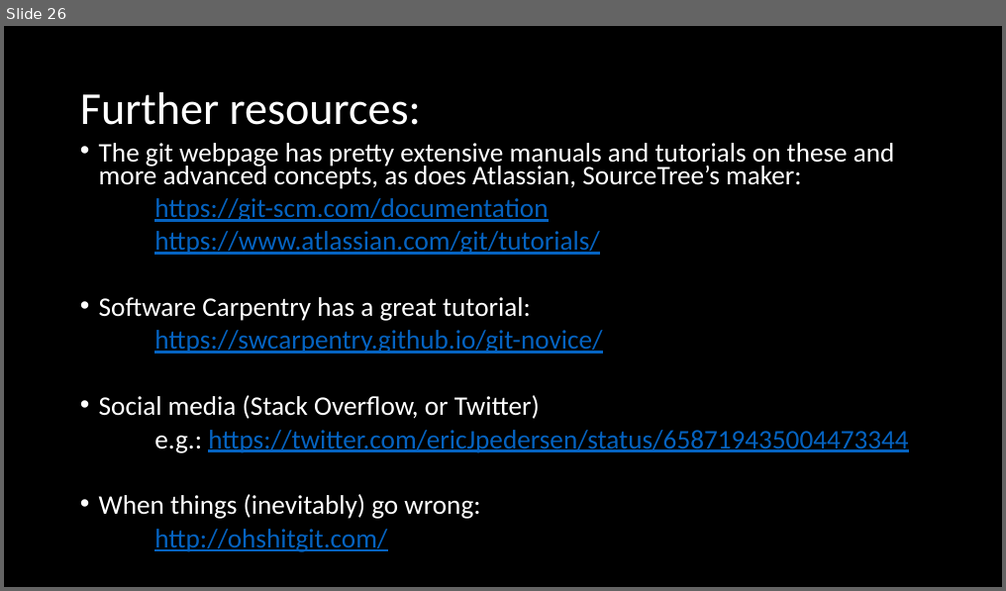
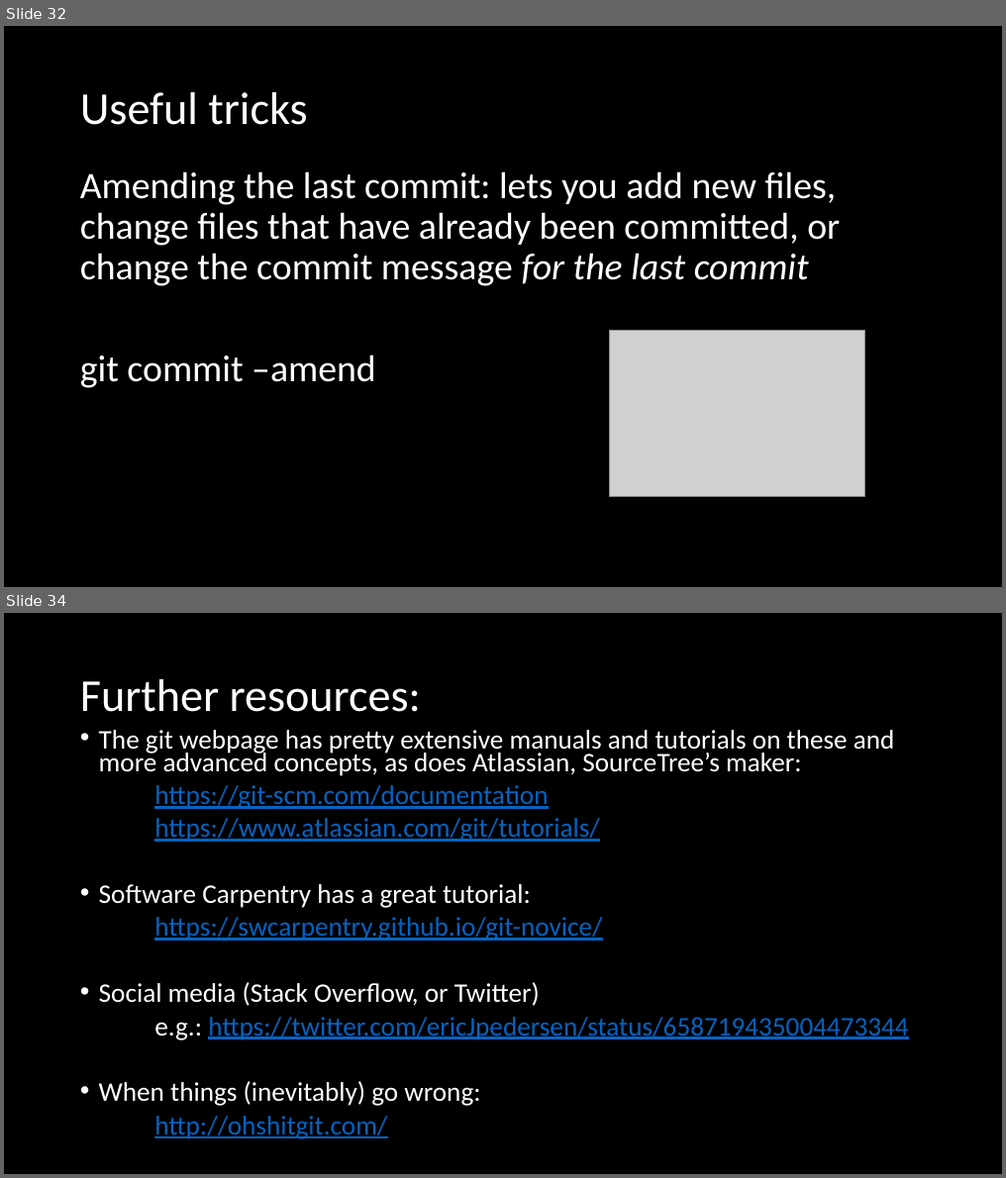
Before and after one commit to adsmithca/DFO_R_workshops, a slide deck: dfo_git_workshop/Using version control.pptx. Shown one above the other, each under a label of ours: slide 26 before the commit, slides 32 and 34 after it; the slides between them are not shown. The pictures are 1006x591 and 1006x1178 pixels, drawn with LibreOffice and Linux fonts; fonts in the diff are those of the drawing; grey boxes stand for pictures. Boxes give left, top, right and bottom in pixels: in the first picture for what was removed or moved away, otherwise in the second. Text is boxed around its words. In the diff, an @@ line names an element or a change of style, - is before the commit and + after.

Commit message:
Extended draft of the powerpoint
Still need to figure out if I want to present branching or collaboration first (likely I'll only be able to make it through one...). Also need to expand on the branches section

```diff
--- a/dfo_git_workshop/Using version control.pptx
+++ b/dfo_git_workshop/Using version control.pptx
@@ slide 32 added at box(4, 26, 1002, 587), background #000000 @@
@@ title added at box(80, 92, 307, 125), 44 pt, text #FFFFFF @@
+Useful tricks
@@ text added at box(80, 172, 840, 388), 36 pt, text #FFFFFF @@
+Amending the last commit: lets you add new files, change files that have already been committed, or change the commit message for the last commit
+git commit –amend
@@ picture added at box(609, 331, 865, 497) @@
@@ what was slide 26 is now slide 34 @@
```
Also in this commit, not shown: 7 slides changed, 14 other slides added, 7 slides removed, 7 other files.
